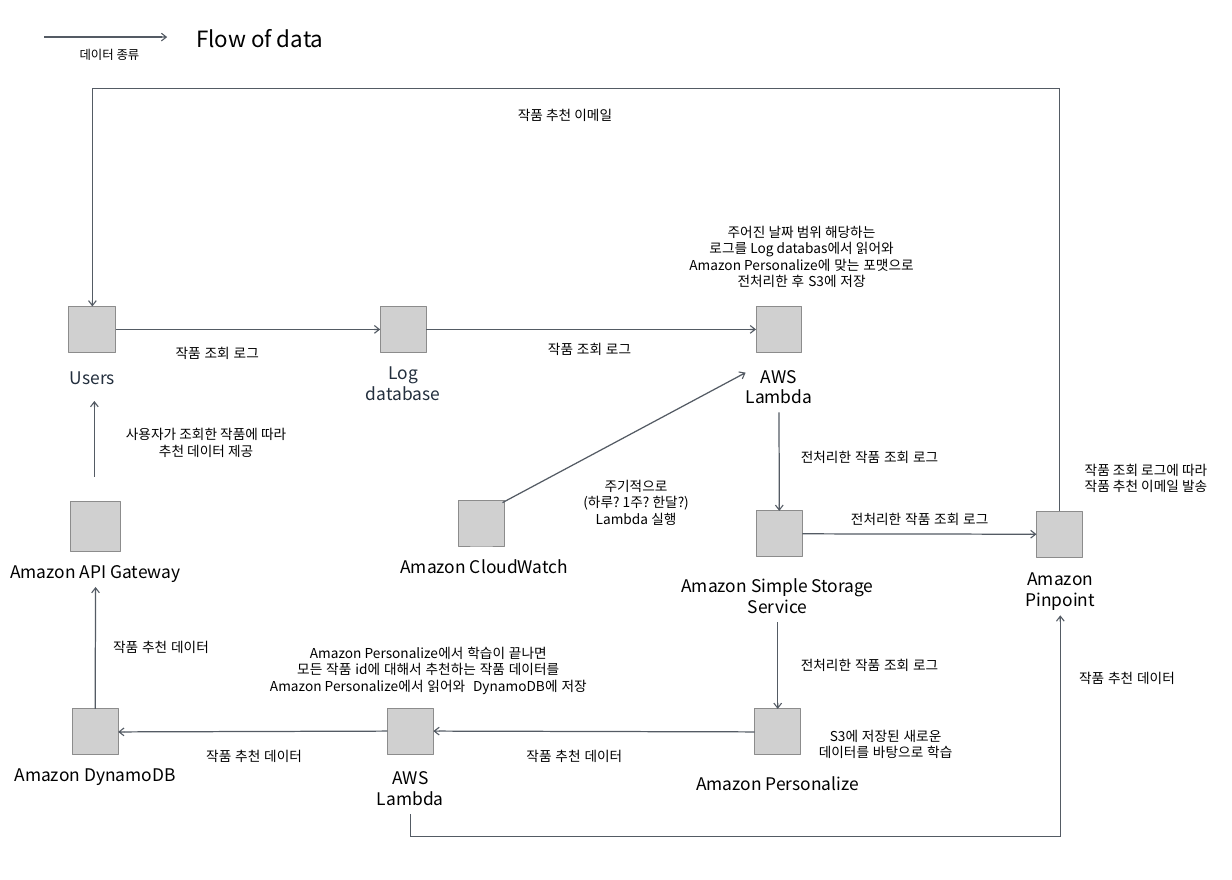
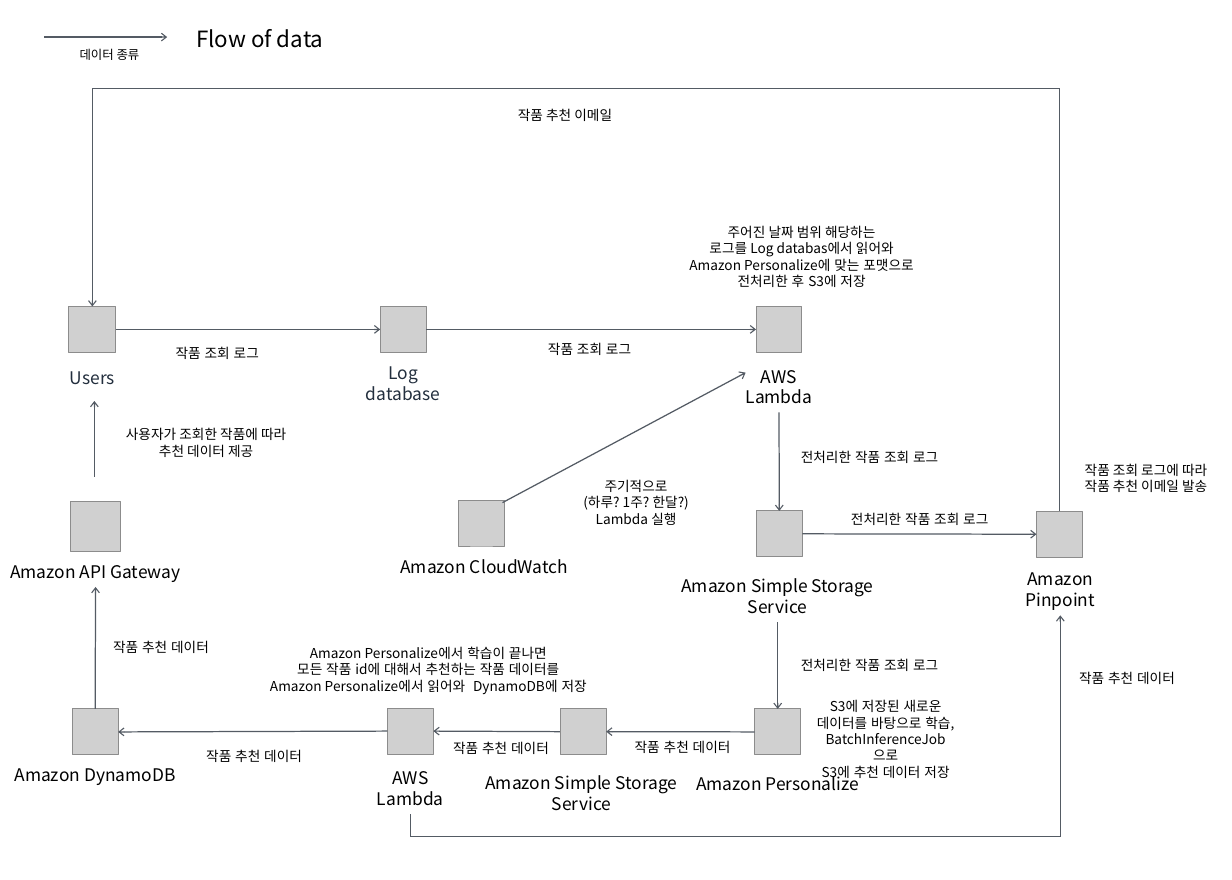
Before and after one commit to aws-dna-korea-1st-team3/competition, a slide deck: slide 1 of diagram/architecture.pptx. Drawn at 1232x880 pixels with LibreOffice and Linux fonts; fonts in the diff are those of the drawing; grey boxes stand for pictures. Boxes give left, top, right and bottom in pixels: in the first picture for what was removed or moved away, otherwise in the second. Text is boxed around its words. In the diff, an @@ line names an element or a change of style, - is before the commit and + after.

```diff
--- a/diagram/architecture.pptx
+++ b/diagram/architecture.pptx
@@ picture added at [561, 709, 606, 755] @@
@@ text "S3에 저장된 새로운": place and size @@
-text "S3에 저장된 새로운" at [819, 729, 952, 758]
+text "S3에 저장된 새로운" at [817, 699, 954, 782]
@@ text at [817, 716, 954, 782]: text changed @@
-데이터를 바탕으로 학습
+데이터를 바탕으로 학습,
+BatchInferenceJob으로
+S3에 추천 데이터 저장
@@ arrow moved from (434, 731) - (755, 732) to (434, 731) - (561, 731) @@
@@ text "작품 추천 데이터": place and size @@
-text "작품 추천 데이터" at [526, 749, 623, 762]
+text "작품 추천 데이터" at [453, 741, 549, 754]
@@ arrow added from (755, 732) to (606, 731), #545B64 1 pt @@
@@ text added at [635, 740, 731, 753], 11 pt, text #000000 @@
+작품 추천 데이터
@@ text added at [485, 775, 677, 811], 14 pt, text #000000 @@
+Amazon Simple Storage Service
```
Also in this commit, not shown: 1 other file.
